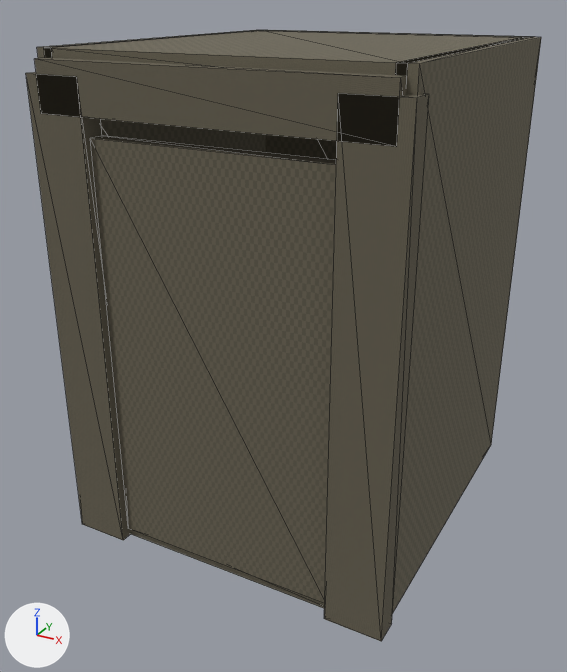
One commit to the glTF model assets/models/elevator_car.glb: the scene before it, then after it.
Camera for both pictures: a 50 mm lens placed at (1.75, -3.47, 2.61), pointed at (-0.07, -0.17, 0.96). Every picture has the same lights, and +X, +Y and +Z are marked at lower left. The older version comes first. Mesh edges are drawn as thin lines. Vertices at exactly the same position are counted once.

Objects in the first picture: 'elevator_car'.
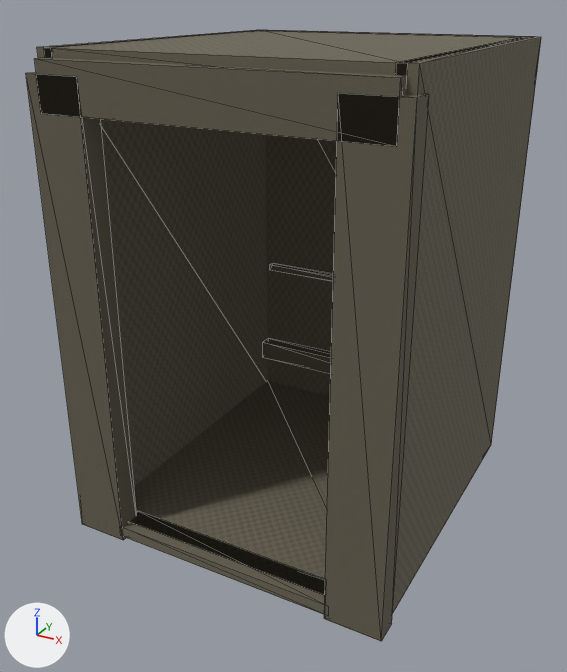
Boxes [x1, y1, x2, y2] around the edits, measured in the pictures (567 x 672 px; the box of a moved part takes in the faces that stretch with it):
part 1 of me_elevator_car, moved or reshaped
    before: [90, 135, 336, 603]
    after: [123, 512, 325, 615]
part 2 of me_elevator_car, moved or reshaped (not visible before)
    after: [270, 263, 333, 282]
part 3 of me_elevator_car, moved or reshaped (not visible before)
    after: [263, 338, 331, 374]

Edits to the bpy script that builds the scene:
```text
Change me_elevator_car:
    where me_elevator_car.from_pydata(...)  # 120 vertices, 180 faces; spans x -0.86..0.86, y -0.96..0.94, z 0.0..2.4
    used by ob_elevator_car; location = (0.0, 0.0, 0.0)
    me_elevator_car part 1: the loose piece of 8 vertices spanning x -0.57..0.57, y -0.92..-0.84, z 0.05..2.05 is scaled about its middle by (1.04, 1.87, 0.03), then moved by (0.0, 0.0, -1.0)
    me_elevator_car part 2: the loose piece of 8 vertices spanning x -0.75..0.75, y 0.78..0.86, z 0.29..0.41 is scaled about its middle by (0.933, 0.5, 0.333), then moved by (0.0, 0.0, 0.6)
    me_elevator_car part 3: the loose piece of 8 vertices spanning x -0.7..0.7, y 0.8..0.84, z 0.93..0.97 is scaled about its middle by (1.07, 2, 3), then moved by (0.0, 0.0, -0.6)
```
